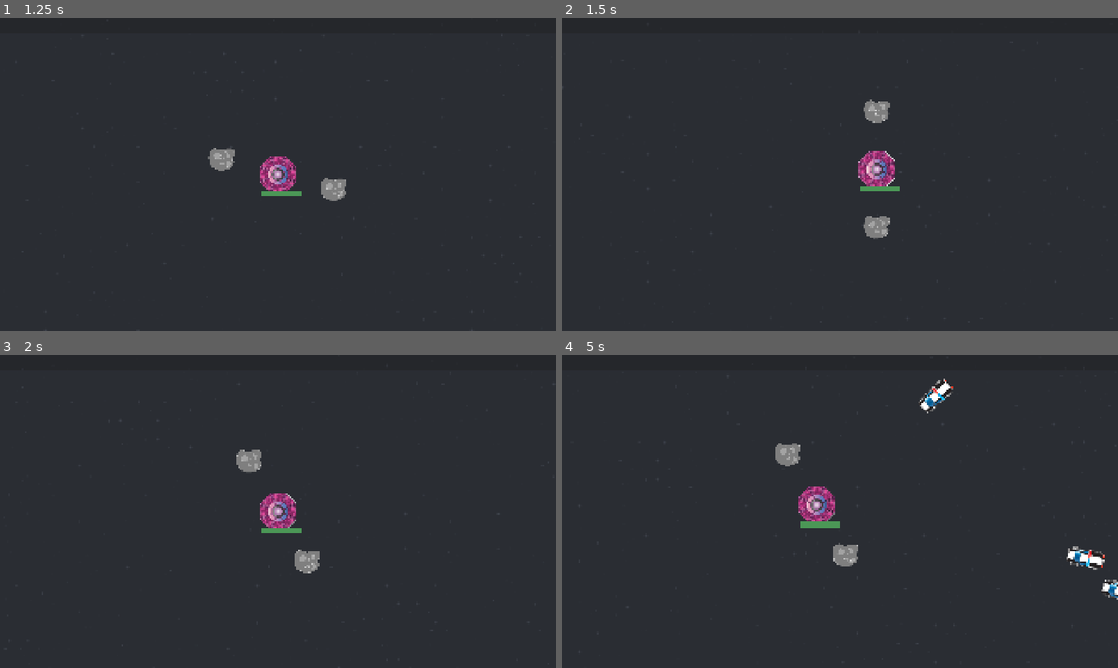
Above: before the commit, frames 1-4 (two rows, left to right).
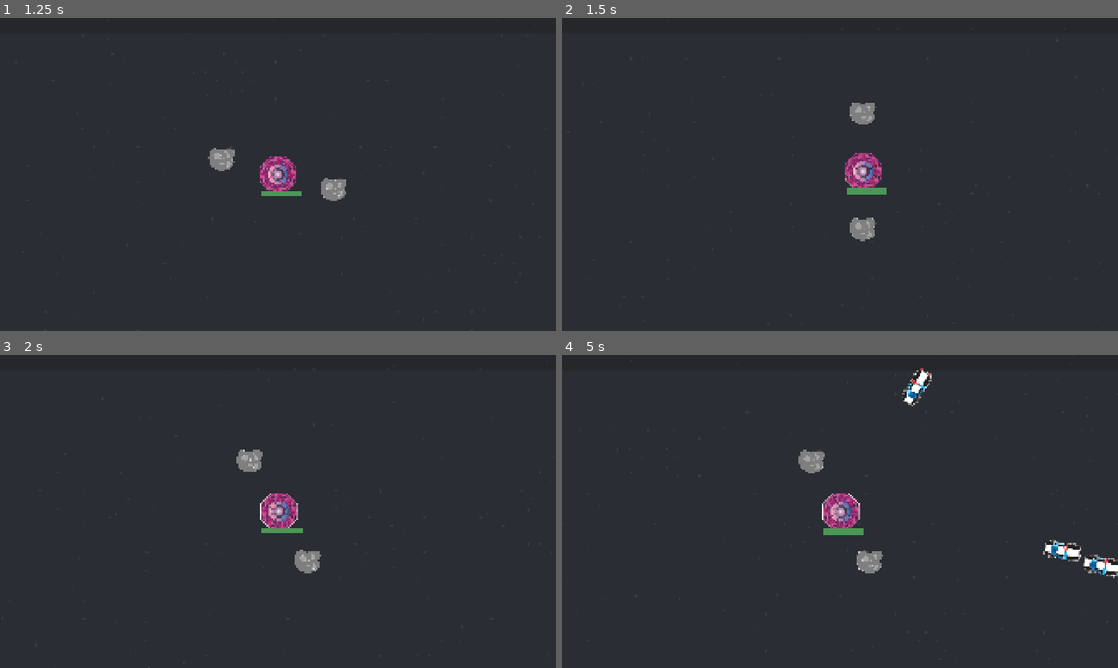
Above: after the commit, the same moments.

Repository: two-sticks-and-a-rock/space-arcade
Game: Godot game, scene res://scenes/main.tscn
Two runs of this game, one before a commit and one after it. Both use one fixed random seed, a clock stepped at 60 frames per second and the inputs below.
Inputs (mouse positions are in pixels of both pictures, inside the frame that each line leads up to):
- Up to frame 1 (1.25 s): move the mouse to (400, 158) at 0.52 s; press the mouse at (400, 158) at 0.53 s
- Up to frame 2 (1.5 s): move the mouse to (728, 190) at 1.27 s; release the mouse at (728, 190) at 1.28 s; click (728, 190) at 1.35 s
- Up to frame 3 (2 s): no input
- Up to frame 4 (5 s): move the mouse to (895, 442) at 2.02 s; press the mouse at (895, 442) at 2.03 s; move the mouse to (812, 574) at 2.77 s; release the mouse at (812, 574) at 2.78 s; click (812, 574) at 2.85 s; move the mouse to (1006, 558) at 3.52 s; press the mouse at (1006, 558) at 3.53 s; move the mouse to (673, 464) at 4.27 s; release the mouse at (673, 464) at 4.28 s; click (673, 464) at 4.35 s

Frame 1 is identical in both runs. In frame 2, 1.8% of the frame differs, in the area x 50-61%, y 26-72%; in frame 3, 0.4%; in frame 4, 3.7%, in the area x 38-100%, y 4-79%.

Commit message:
Clamp visible vector and final vector

Diff:
--- a/scenes/player/slingshot.gd
+++ b/scenes/player/slingshot.gd
@@ -15,16 +15,15 @@
 		start_vector = get_global_mouse_position()
 		end_vector = start_vector
 	if Input.is_action_pressed("click"):
-		var mouse_pos = get_global_mouse_position()
-		end_vector = mouse_pos.limit_length(Mover.slingshot_length_clamp)
+		end_vector = get_global_mouse_position()
 		clear_points()
 
 		var visible_start_vector = to_local(player.global_position)
-		var visible_end_vector = to_local(player.global_position + (start_vector - end_vector))
+		var visible_end_vector = to_local(player.global_position + (start_vector - end_vector).limit_length(Mover.slingshot_length_clamp))
 		add_point(visible_start_vector, 0)
 		add_point(visible_end_vector, 1)
 
 	if Input.is_action_just_released("click"):
 		clear_points()
-		var slingshot_vector = start_vector - end_vector
+		var slingshot_vector = (start_vector - end_vector).limit_length(Mover.slingshot_length_clamp)
 		handle_speed(slingshot_vector)
